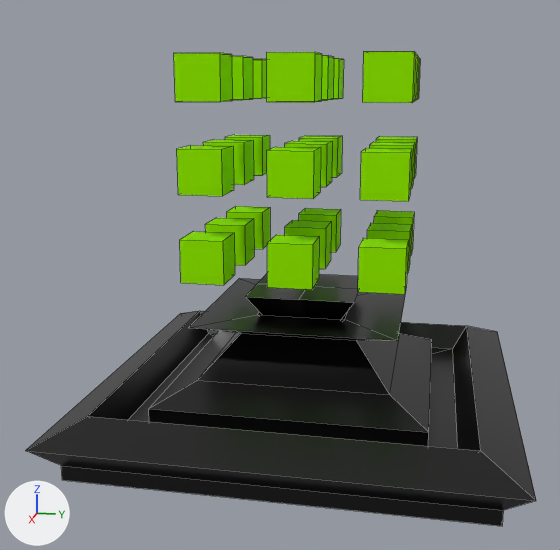
Two versions of the FBX model Assets/Models/FuturisticModels/CubeStatue.fbx, one commit apart.
Both versions are drawn from a 50 mm lens placed at (0.1876, 0.0303, 0.0836), pointed at (0.0037, -0.0064, 0.0376). The axes (+X, +Y, +Z) are drawn at lower left. The lights are the same throughout. Mesh edges are drawn as thin lines. Where no turn or scale is listed for an object, it has been applied to the vertices.
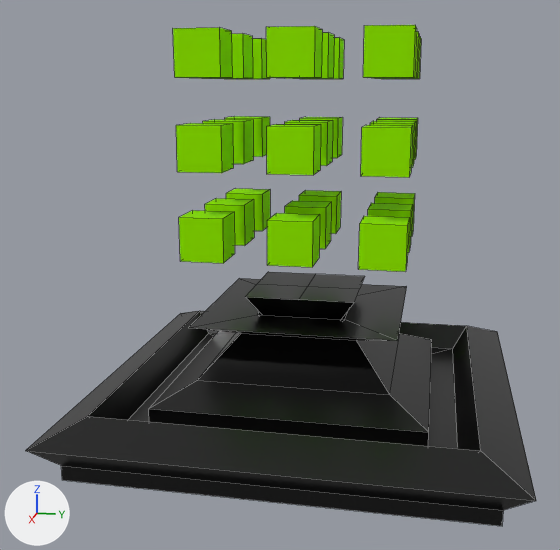
Changed parts and their boxes [x1, y1, x2, y2] in the pictures (560 x 550 px):
'polySurface27', moved: before [174, 51, 420, 294]; after [173, 25, 421, 272]

The change, as a list of edits to the scene's bpy script:
```text
Change ob_polysurface27:
    ob_polysurface27.location: (0.0, 0.0, 0.065) -> (0.0, 0.0, 0.07)
```
